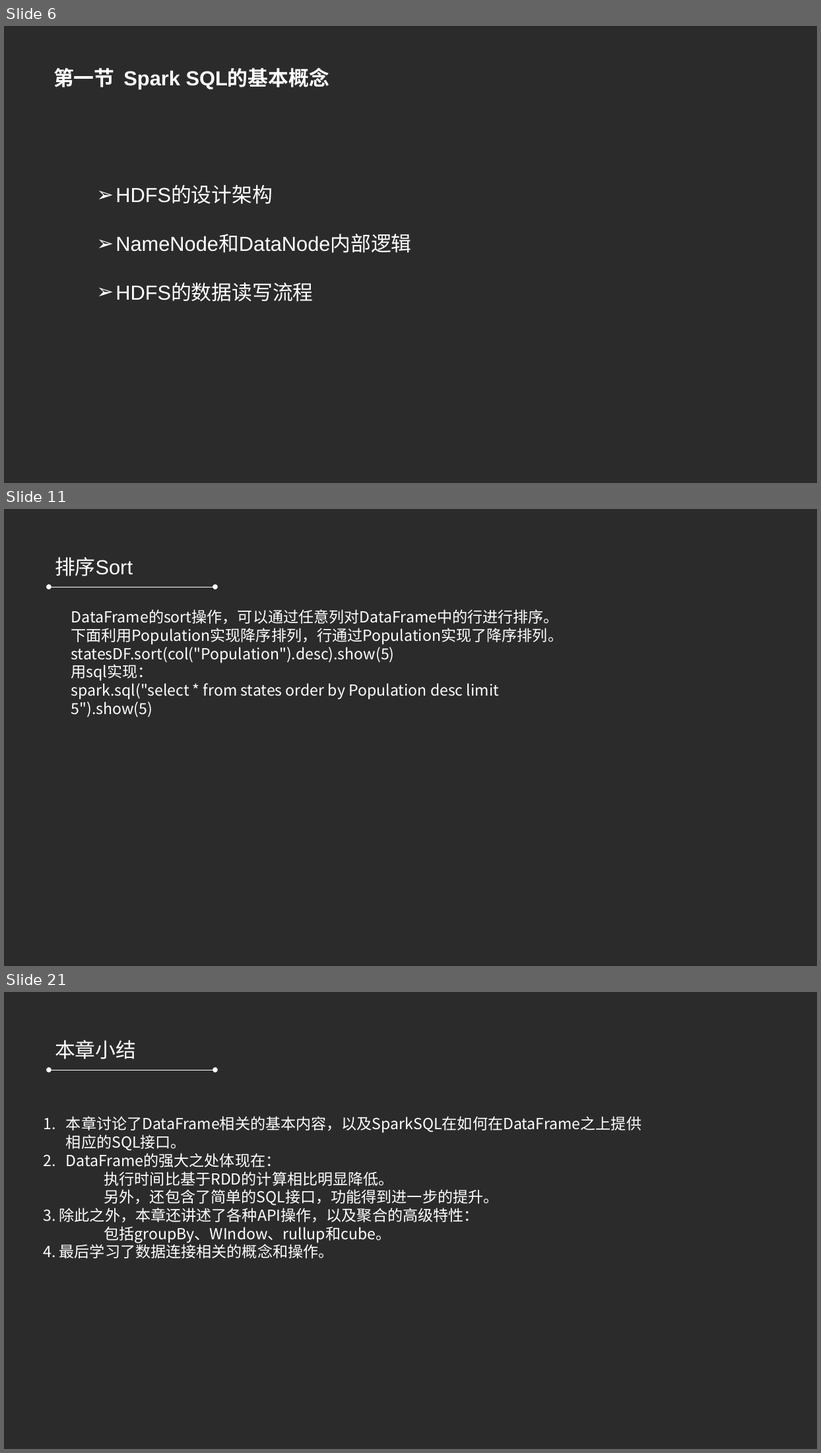
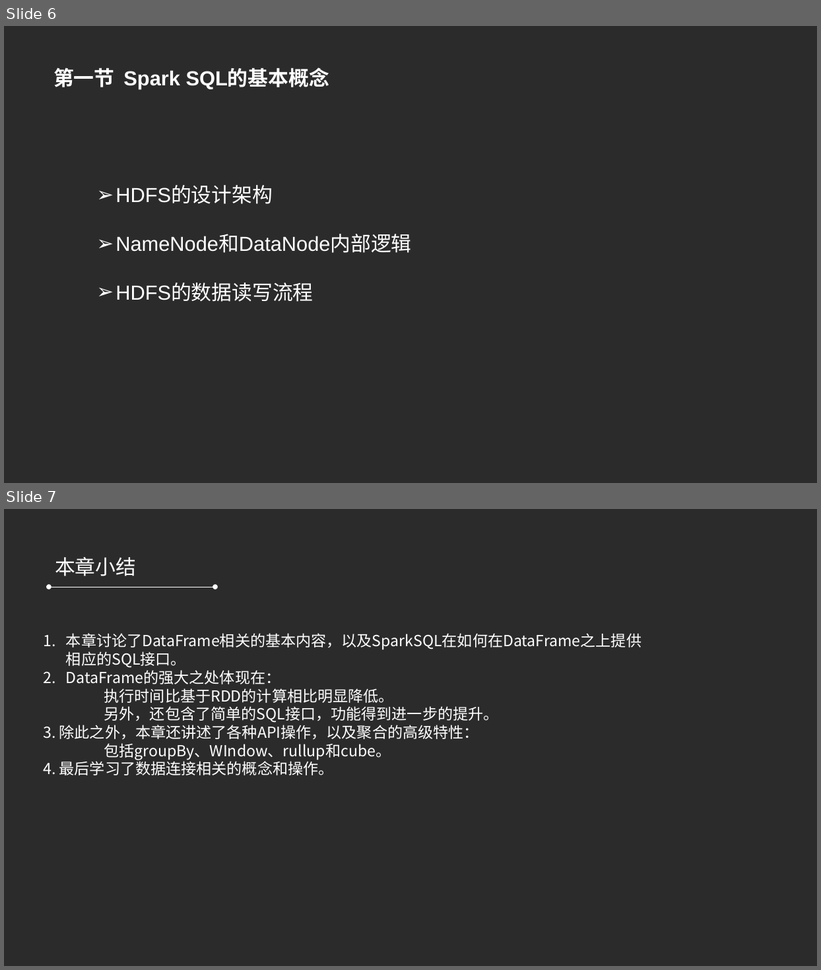
Before and after one commit to refuil/hadoopAction, a slide deck: 第五章 MapReduce高级程序设计.pptx. Shown one above the other, each under a label of ours: slides 6, 11 and 21 before the commit, slides 6 and 7 after it; the slides between them are not shown. The pictures are 821x1453 and 821x970 pixels, drawn with LibreOffice and Linux fonts; fonts in the diff are those of the drawing; background and template pictures are left out; a plain dark background stands for a picture behind light text. Boxes give left, top, right and bottom in pixels: in the first picture for what was removed or moved away, otherwise in the second. Text is boxed around its words. In the diff, an @@ line names an element or a change of style, - is before the commit and + after.

```diff
--- a/第五章 MapReduce高级程序设计.pptx
+++ b/第五章 MapReduce高级程序设计.pptx
@@ slide 11 removed at [4,509,817,966], background picture (left out) @@
@@ text removed at [55,557,133,576] @@
-排序Sort
@@ double arrow removed from (49, 587) to (215, 587) @@
@@ text removed at [71,609,564,700] @@
-DataFrame的sort操作，可以通过任意列对DataFrame中的行进行排序。
-下面利用Population实现降序排列，行通过Population实现了降序排列。
-statesDF.sort(col("Population").desc).show(5)
-用sql实现：
-spark.sql("select * from states order by Population desc limit 5").show(5)
@@ what was slide 21 is now slide 7 @@
```
Also in this commit, not shown: 1 slide changed, 13 other slides removed, 22 other files.
